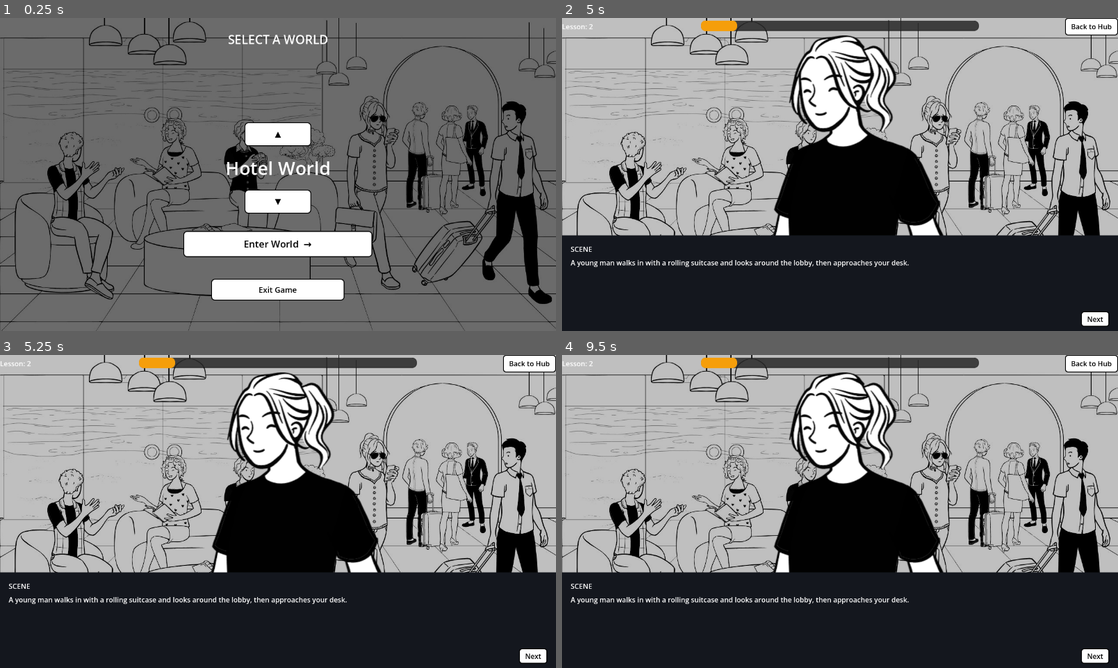
Above: before the commit, frames 1-4 (two rows, left to right).
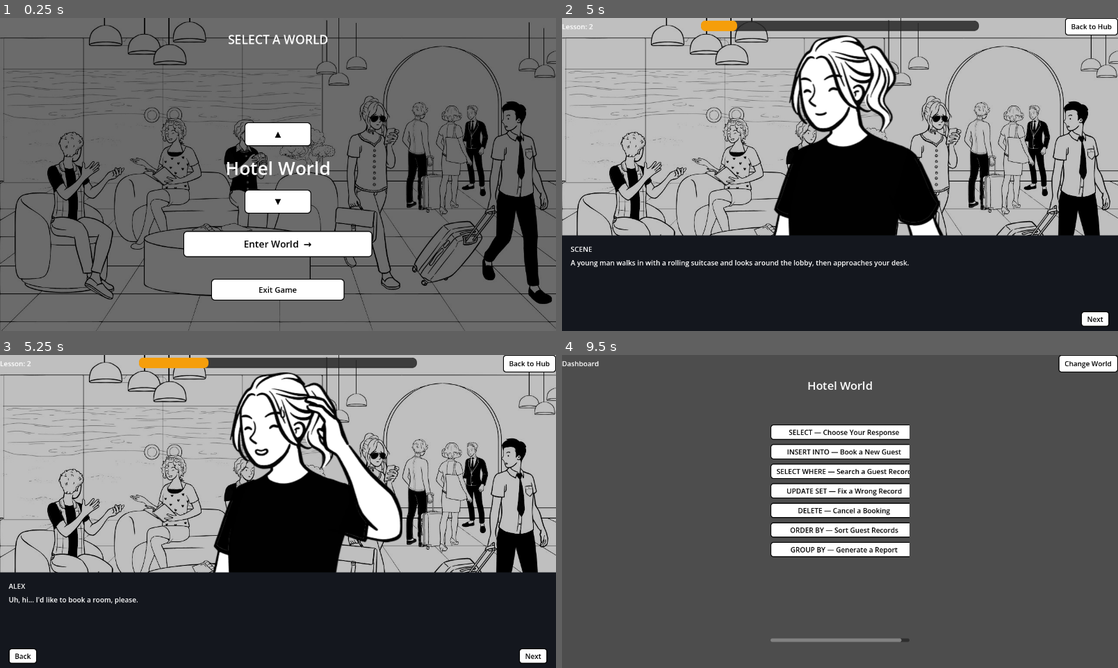
Above: after the commit, the same moments.

Repository: EricNathanCode/C.L.E.D
Game: Godot game, scene res://scene/Main.tscn
Two runs of this game, one before a commit and one after it. Both use one fixed random seed, a clock stepped at 60 frames per second and the inputs below.
Inputs (mouse positions are in pixels of both pictures, inside the frame that each line leads up to):
- Up to frame 1 (0.25 s): no input
- Up to frame 2 (5 s): click "Enter World →" at 0.5 s; click "INSERT INTO — Book a New Guest" at 1.25 s; click "Next" at 2 s; click "Next" at 2.75 s; click "Back to Hub" at 3.5 s; click "INSERT INTO — Book a New Guest" at 4.25 s
- Up to frame 3 (5.25 s): tap Enter at 5, 5.1 s; hold Right from 5.03 s (still down)
- Up to frame 4 (9.5 s): tap Keypad Enter at 5.3, 6.6, 8.3, 8.85 s; release Right at 5.75 s; click (584, 655) at 5.75 s, where only the run after the commit has a clickable "Back"; tap Space at 6.5, 8 s; hold Left 6.53-7.28 s; tap H at 6.8, 7.35, 9.05 s; tap Enter at 7.25, 7.55, 8.1, 8.75 s; hold Right 7.28-8.78 s; hold Left from 8.78 s (still down); tap Escape at 9.4 s

Frames 1-2 are identical in both runs. In frame 3, 6.8% of the frame differs, in the area x 1-73%, y 0-99%; in frame 4, 95%, in the area x 0-100%, y 0-100%.

Commit message:
Phase 13
Added Hot Keys to Users

Diff:
--- a/c.l.e.d/scripts/GameScreen.gd
+++ b/c.l.e.d/scripts/GameScreen.gd
@@ -52,6 +52,53 @@
 
 	_load_all_textures()
 	_style_progress_bar()
+
+
+# ── Keyboard shortcuts ────────────────────────────────────
+# Dialogue scene:  ← Back | → Next | Esc Back to Hub
+# SQL scene:       ← Back to Dialogue | Enter Execute | H Hint | → Continue Story
+func _unhandled_input(event: InputEvent) -> void:
+	if not visible:
+		return
+	if not event is InputEventKey or not event.pressed:
+		return
+
+	var sql_open: bool = $SQLOverlay.visible
+
+	if sql_open:
+		# SQL challenge shortcuts — delegate to the active GM node
+		match event.keycode:
+			KEY_LEFT:
+				# Back to Dialogue
+				_on_back()
+			KEY_ENTER, KEY_KP_ENTER:
+				# Execute — call _on_execute on the GM if it exists
+				if _current_gm and is_instance_valid(_current_gm) and _current_gm.has_method("_on_execute"):
+					_current_gm._on_execute()
+			KEY_H:
+				# Hint
+				if _current_gm and is_instance_valid(_current_gm) and _current_gm.has_method("_on_hint"):
+					_current_gm._on_hint()
+			KEY_RIGHT:
+				# Continue Story — only if ContinueButton is visible
+				if _current_gm and is_instance_valid(_current_gm):
+					var cb: Button = _current_gm.get_node_or_null("ContinueButton")
+					if cb and cb.visible:
+						_current_gm._on_continue()
+	else:
+		# Dialogue scene shortcuts
+		match event.keycode:
+			KEY_RIGHT:
+				# Next — only if NextButton is visible
+				if $DialogueArea/DialogueButtons/NextButton.visible:
+					_on_next()
+			KEY_LEFT:
+				# Back — only if BackButton is visible
+				if $DialogueArea/DialogueButtons/BackButton.visible:
+					_on_back()
+			KEY_ESCAPE:
+				# Back to Hub
+				_on_back_to_hub()
 
 # ── Texture loading ───────────────────────────────────────
 func _load_all_textures() -> void:
@@ -244,25 +291,20 @@
 	script.free()
 	return result
 
-
-# ── Update progress bar ───────────────────────────────────
+# ── Progress bar ─────────────────────────────────────────
 func _update_progress() -> void:
-	# Count only meaningful steps (skip "end" type)
 	var total: int = 0
 	for s in _story:
 		if s.get("type", "") != "end":
 			total += 1
 	if total == 0:
 		return
-	# _step = index of current step (0-based), count non-end steps so far
 	var done: int = 0
 	for i in range(min(_step + 1, _story.size())):
 		if _story[i].get("type", "") != "end":
 			done += 1
 	$ProgressBar.value = float(done) / float(total)
 
-
-# ── Style progress bar ────────────────────────────────────
 func _style_progress_bar() -> void:
 	var pb: ProgressBar = $ProgressBar
 	var bg := StyleBoxFlat.new()
